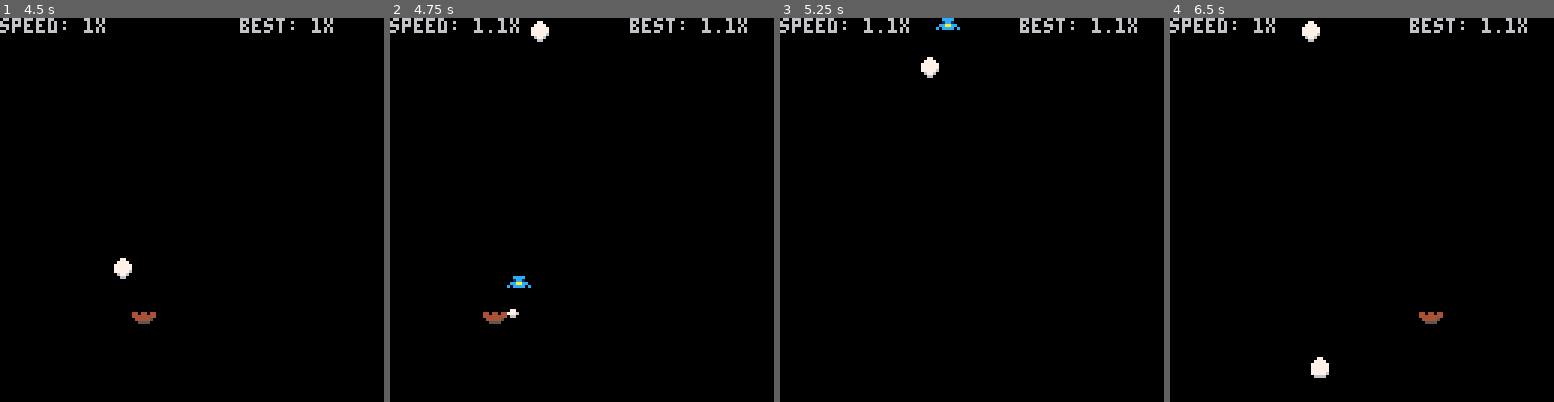
Above: before the commit, frames 1-4 (left to right).
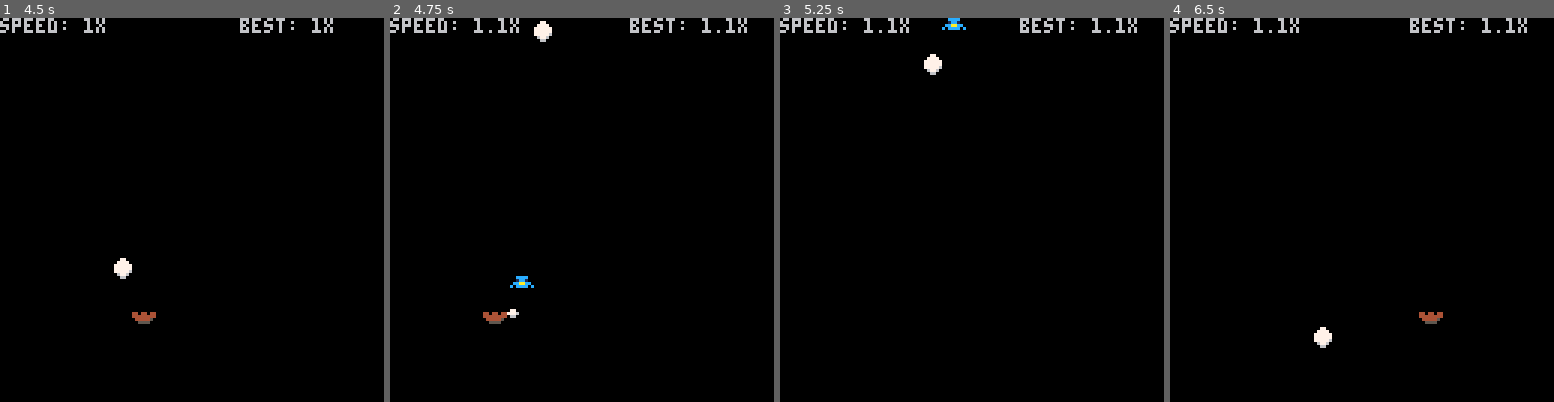
Above: after the commit, the same moments.

Repository: samskivert/momg
Game: PICO-8 cartridge eggcatch.p8
The game is run twice, just before and just after one commit, with the same random seed, the same clock (stepped at 60 frames per second) and the same inputs.
Inputs:
- Up to frame 1 (4.5 s): hold Right 2.68-3.02 s; hold Left 3.78-4.12 s
- Up to frame 2 (4.75 s): hold Left from 4.55 s (still down)
- Up to frame 3 (5.25 s): release Left at 5.05 s; hold Right from 5.1 s (still down)
- Up to frame 4 (6.5 s): release Right at 5.93 s

Frame 1 is identical in both runs. In frame 2, 0.2% of the frame differs, in the area x 30-43%, y 0-71%; in frame 3, 0.2%; in frame 4, 0.7%, in the area x 25-43%, y 0-94%.

Commit message:
Golden egg grants extra nest.
When you drop the next egg, you lose it.

Red egg drops score by 5, but I think I'm going to change it.

Diff:
--- a/eggcatch.lua
+++ b/eggcatch.lua
@@ -21,10 +21,15 @@
   print("best: "..best_speed.."x", 80, 0)
 end
 
-function create_nest()
-  nest = make_actor(1, 6, 13, 0)
+function create_nest(x)
+  local nest = make_actor(1, x, 13, 0)
   nest.ay = 0
   nest.fx = 0.5
+  return nest
+end
+
+function is_egg (k)
+  return k == 4 or k == 20 or k == 36
 end
 
 function drop_egg (k)
@@ -37,15 +42,21 @@
 
 function drop_next_egg ()
   next_egg_x = 8 + (rnd(6) - 3) * min(speed_factor, 2)
-  drop_egg(4)
+  local r = rnd(100)
+  if (speed_factor >= 3 and not xnest and r < 10) then
+    drop_egg(20)
+  elseif (speed_factor >= 2 and r < 15) then
+    drop_egg(36)
+  else
+    drop_egg(4)
+  end
 end
 
 function _init ()
 end
 
 function on_collide (a1, a2)
-  if (a1.k == 1) then
-    adjust_score(1)
+  if (a1.k == 1 and is_egg(a2.k)) then
     a2.life = 0
     local crack = make_particle(a2.k+8, a2.x, a2.y, a2.d)
     crack.frames = 4
@@ -61,6 +72,23 @@
     bird.vx = (next_egg_x - a2.x)/10
     bird.vy = -0.1 - rnd(0.2)
     bird.ay = -0.05
+    -- if they caught a white or golden egg, score goes up 1
+    if (a2.k == 4 or a2.k == 20) then
+      adjust_score(1)
+    end
+    -- if they caught a red egg, score goes down 5
+    if (a2.k == 36) then
+      adjust_score(-5)
+      -- TODO: also lose second nest? or maybe it's a good tradeoff to let you keep it
+    end
+    -- if they caught a golden egg, add a second nest
+    if (a2.k == 20) then
+      if (not xnest or xnest.life <= 0) then
+        xnest = create_nest(a1.x-1)
+        xnest.vx = a1.vx
+        xnest.ax = a1.ax
+      end
+    end
   end
 end
 
@@ -70,7 +98,7 @@
     return
   elseif (splash_time > 0) then
     splash_time = 0
-    create_nest()
+    nest = create_nest(6)
     drop_next_egg()
   end
 
@@ -85,17 +113,24 @@
       splat.dframe = 1
       splat.life = 5
       splat.dlife = 1
-      adjust_score(-1)
       drop_next_egg()
+      if (a.k != 36) then
+        adjust_score(-1)
+        -- if they have a second nest, they lose it
+        if (xnest) xnest.life = 0
+      end
     end
   end
 
   if (btn(0)) then
     nest.ax = -0.5
+    if (xnest) xnest.ax = -0.5
   elseif (btn(1)) then
     nest.ax = 0.5
+    if (xnest) xnest.ax = 0.5
   else
     nest.ax = 0
+    if (xnest) xnest.ax = 0
   end
 end
 
